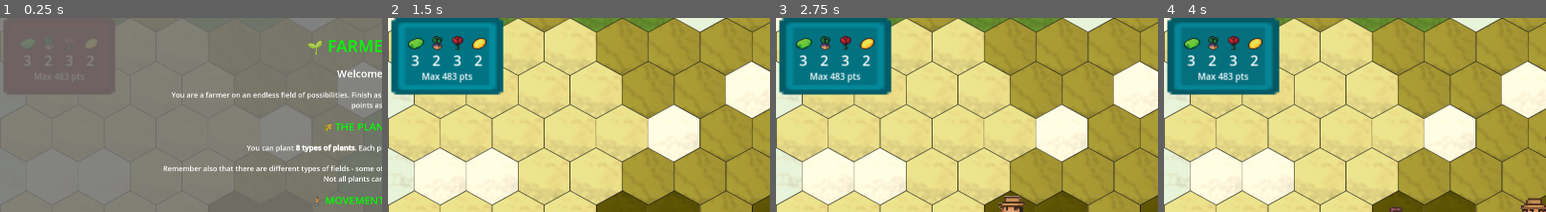
Above: before the commit, frames 1-4 (left to right).
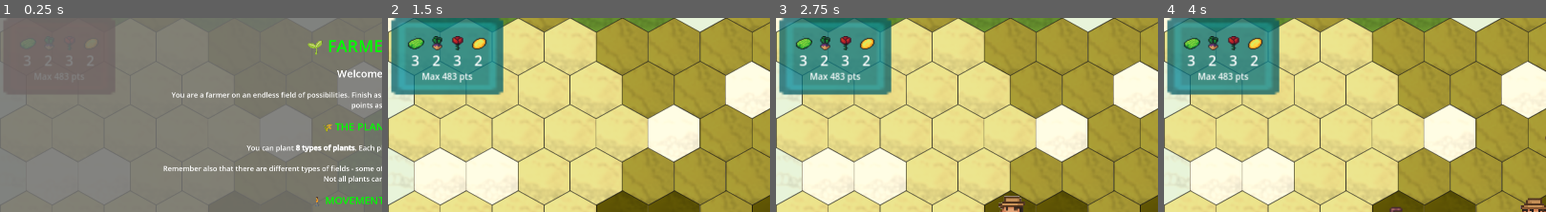
Above: after the commit, the same moments.

Repository: BlueDespero/slavicgamejam2025
Game: Godot game, scene res://main.tscn
The game is run twice, just before and just after one commit, with the same random seed, the same clock (stepped at 60 frames per second) and the same inputs.
Inputs (mouse positions are % of the whole screen's width and height, from its top left):
- Up to frame 1 (0.25 s): no input
- Up to frame 2 (1.5 s): click "Let's farm! 🌱" at 0.5 s; tap Enter at 1.25 s; move the mouse to (92, 13) at 1.27 s; tap 1 at 1.35 s; click (92, 13) at 1.42 s
- Up to frame 3 (2.75 s): tap Space at 1.52, 2.27 s; move the mouse to (30, 55) at 2.02 s; tap 2 at 2.1 s; click (30, 55) at 2.17 s
- Up to frame 4 (4 s): move the mouse to (60, 28) at 2.77 s; tap 3 at 2.85 s; click (60, 28) at 2.92 s; move the mouse to (45, 70) at 3.52 s; tap 4 at 3.6 s; click (45, 70) at 3.67 s; tap Space at 3.77 s
The pictures show only the part of the screen within x 0-50%, y 0-50%; the shares and areas given below are measured in that part.

The runs differ from the first frame. In frame 2, 10% of the frame differs, in the area x 0-31%, y 0-40%; in frame 3, 10%; in frame 4, 10%.

Commit message:
Make orders partially transparent

Diff:
--- a/GUI/order.gd
+++ b/GUI/order.gd
@@ -1,6 +1,7 @@
 extends VBoxContainer
 @export var ingredient_instance: PackedScene
 const spritesheet = preload("res://plants/plant_assets/Crop_Spritesheet.png")
+const ORDER_TRANSPARENCY = 0.75
 var rng = RandomNumberGenerator.new()
 var order_details: Dictionary = {}
 
@@ -10,7 +11,7 @@
 
 func _process(delta: float) -> void:
 	var red_shade = 1 - $OrderTimeout.time_left / $OrderTimeout.wait_time
-	$Background.modulate = Color(red_shade, 1 - red_shade, 1 - red_shade)
+	$Background.modulate = Color(red_shade, 1 - red_shade, 1 - red_shade, ORDER_TRANSPARENCY)
 
 func order_fulfilled(storage: Dictionary)->Array:
 
